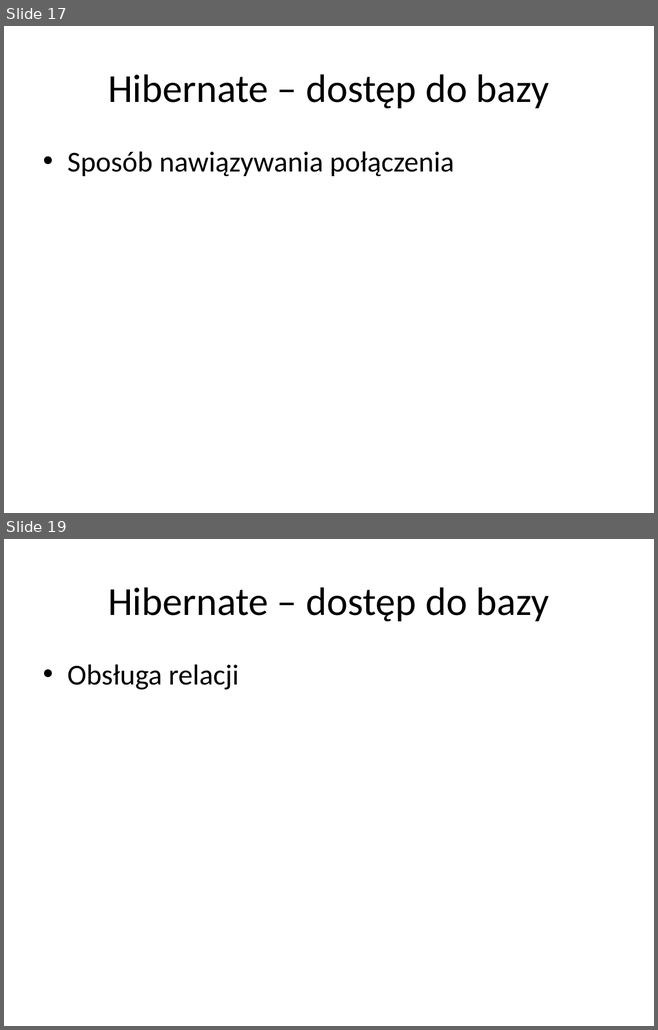
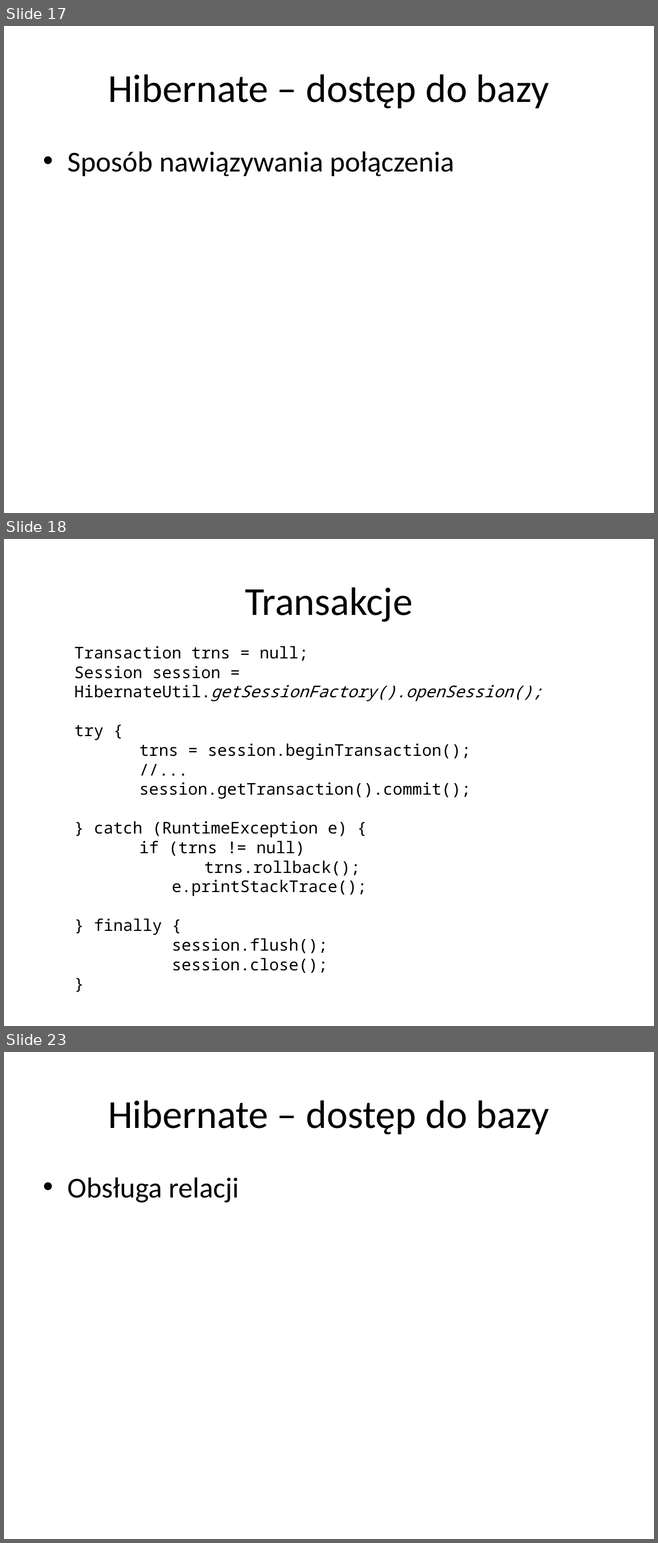
Before and after one commit to alicjasalamon/DB2, a slide deck: MySQL + Hibernate.pptx. Shown one above the other, each under a label of ours: slides 17 and 19 before the commit, slides 17, 18 and 23 after it; the slides between them are not shown. The pictures are 658x1030 and 658x1543 pixels, drawn with LibreOffice and Linux fonts; fonts in the diff are those of the drawing. Boxes give left, top, right and bottom in pixels: in the first picture for what was removed or moved away, otherwise in the second. Text is boxed around its words. In the diff, an @@ line names an element or a change of style, - is before the commit and + after.

```diff
--- a/MySQL + Hibernate.pptx
+++ b/MySQL + Hibernate.pptx
@@ slide 18 added at [4, 539, 654, 1026], background #FFFFFF @@
@@ title added at [245, 587, 413, 622], 44 pt, text #000000 @@
+Transakcje
@@ text added at [74, 646, 542, 973], 18 pt, text #000000 @@
+Transaction trns = null;
+Session session = HibernateUtil.getSessionFactory().openSession();
+try {
+trns = session.beginTransaction();
+//...
+session.getTransaction().commit();
+} catch (RuntimeException e) {
+if (trns != null)
+trns.rollback();
+  e.printStackTrace();
+} finally {
+  session.flush();
+  session.close();
+}
@@ what was slide 19 is now slide 23 @@
```
Also in this commit, not shown: 3 slides changed, 4 other slides added, 1 slide removed, 3 other files.
